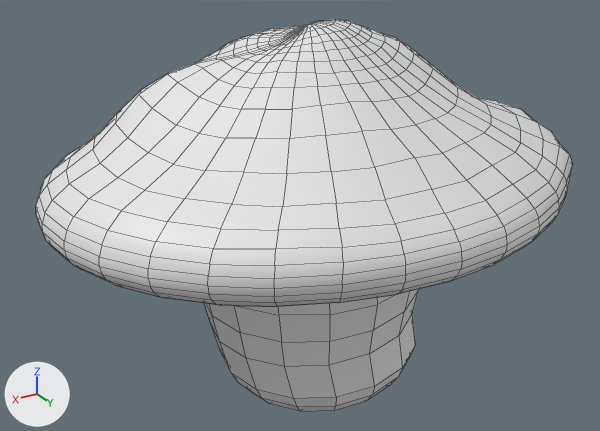
Renders of the Blender file BlenderFiles/MutatedMushroom.blend from each side of a commit.
Before and after are seen from a 50 mm lens placed at (3.31, 5.48, 2.62), pointed at (0.0, -0.03, -0.14). The axes (+X, +Y, +Z) are drawn at lower left. The lights are the same throughout. Mesh edges are drawn as thin lines.

Before the edit, the objects in view are built like this:
```python
me_cylinder = bpy.data.meshes.new('Cylinder')
me_cylinder.from_pydata(...)  # 160 vertices, 145 faces; spans x -0.97..1.07, y -1.02..1.02, z -0.55..1.11
me_cylinder_001 = bpy.data.meshes.new('Cylinder.001')
me_cylinder_001.from_pydata(...)  # 865 vertices, 816 faces; spans x -2.32..2.12, y -1.81..1.8, z -0.7..0.87
me_cylinder_001.polygons.foreach_set('use_smooth', [True] * 816)
ob_cylinder = bpy.data.objects.new('Cylinder', me_cylinder)
ob_cylinder.location = (-0.025, 0.11, -1.148)
ob_cylinder_001 = bpy.data.objects.new('Cylinder.001', me_cylinder_001)
ob_cylinder_001.location = (0.0, 0.0, 0.612)
ob_cylinder_001.scale = (1.0, 1.03, 1.0)
```
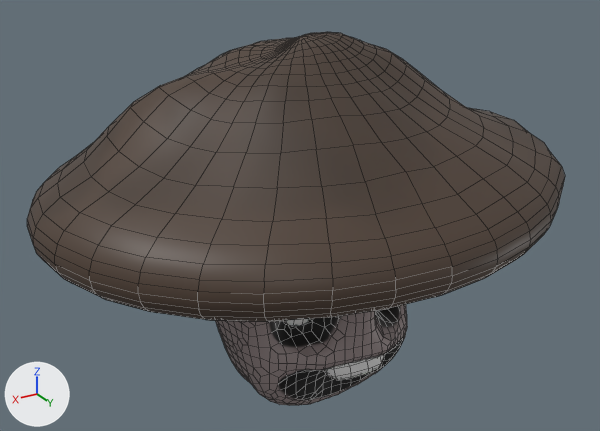
Boxes (x1, y1, x2, y2) around the edits, measured in the pictures (600 x 431 px):
'Cylinder.001', reshaped, moved
    before: (36, 20, 573, 307)
    after: (27, 32, 565, 322)
'Cylinder', reshaped
    before: (204, 289, 419, 411)
    after: (215, 304, 407, 405)
'Cube.002', added
    after: (324, 355, 384, 380)
'Cube', added
    after: (284, 319, 309, 326)
part 1 of me_cylinder, built on
    before: (204, 289, 419, 411)
    after: (215, 304, 407, 405)

Diff of the bpy script that builds the scene:
```diff
--- a/BlenderFiles/MutatedMushroom.blend.py
+++ b/BlenderFiles/MutatedMushroom.blend.py
@@ img_head @@
+img_head = load_image('Head', '../TexturePaintMaps/Head.png', 1024, 1024, 'sRGB')
@@ img_body @@
+img_body = load_image('Body', '../TexturePaintMaps/Body.png', 1024, 1024, 'sRGB')
@@ mat_material_002 @@
+mat_material_002 = principled_material('Material.002')
+mat_material_002.texture = img_head
@@ mat_material @@
+mat_material = principled_material('Material')
+mat_material.texture = img_body
@@ mat_tooth @@
+mat_tooth = principled_material('Tooth')
+mat_tooth.base_color = (0.8, 0.8, 0.8)  # white #e7e7e7
+mat_tooth.roughness = 0.256
@@ mat_eyes @@
+mat_eyes = principled_material('Eyes')
+mat_eyes.base_color = (1.0, 1.0, 1.0)  # white #ffffff
@@ me_cylinder @@
 # used by ob_cylinder; location = (-0.025, 0.11, -1.148)
-me_cylinder.from_pydata(...)  # 160 vertices, 145 faces; spans x -0.97..1.07, y -1.02..1.02, z -0.55..1.11
+me_cylinder.from_pydata(...)  # 1648 vertices, 1646 faces; spans x -0.88..0.97, y -0.93..0.9, z -0.55..1.11
+# me_cylinder part 1: 160 vertices removed from x -0.97..1.07, y -1.02..1.02, z -0.55..1.11; 1648 vertices added at x -0.88..0.97, y -0.93..0.9, z -0.55..1.11
+# me_cylinder part 2: the surface is now shaded smooth
+me_cylinder.materials.append(mat_material)  # picture img_body
@@ me_cylinder_001 @@
 # used by ob_cylinder_001; location = (0.0, 0.0, 0.612); scale = (1.0, 1.03, 1.0)
-me_cylinder_001.from_pydata(...)  # 865 vertices, 816 faces; spans x -2.32..2.12, y -1.81..1.8, z -0.7..0.87
+me_cylinder_001.from_pydata(...)  # 865 vertices, 817 faces; spans x -2.32..2.12, y -1.81..1.8, z -0.7..0.87
+# me_cylinder_001 part 3: 816 faces spanning x -2.32..2.12, y -1.81..1.8, z -0.7..0.87 switch from no material to mat_material_002 (picture img_head)
@@ me_cube_002 @@
+me_cube_002.from_pydata(...)  # 56 vertices, 54 faces; spans x -0.72..0.72, y -1.0..1.0, z -1.02..1.02
+me_cube_002.polygons.foreach_set('use_smooth', [True] * 54)
+me_cube_002.materials.append(mat_tooth)  # white #e7e7e7
@@ me_cube @@
+me_cube.from_pydata(...)  # 56 vertices, 54 faces; spans x -1.39..0.06, y -0.7..1.3, z -1.02..1.02
+me_cube.polygons.foreach_set('use_smooth', [True] * 54)
+me_cube.materials.append(mat_eyes)  # white #ffffff
@@ ob_cylinder_001 @@
 ob_cylinder_001 = bpy.data.objects.new('Cylinder.001', me_cylinder_001)
-ob_cylinder_001.location = (0.0, 0.0, 0.612)
+ob_cylinder_001.location = (0.073, 0.0, 0.525)
 ob_cylinder_001.scale = (1.0, 1.03, 1.0)
@@ ob_cube_002 @@
+ob_cube_002 = bpy.data.objects.new('Cube.002', me_cube_002)
+ob_cube_002.location = (-0.028, 0.769, -1.135)
+ob_cube_002.rotation_euler = (-0.114, 1.516, -0.27)  # degrees (-6.5, 87, -15)
+ob_cube_002.scale = (0.182, 0.101, 0.259)
@@ ob_cube @@
+ob_cube = bpy.data.objects.new('Cube', me_cube)
+ob_cube.location = (0.458, 0.44, -0.608)
+ob_cube.rotation_euler = (-0.168, -0.198, -0.265)  # degrees (-9.6, -11, -15)
+ob_cube.scale = (0.182, 0.102, 0.182)
```
